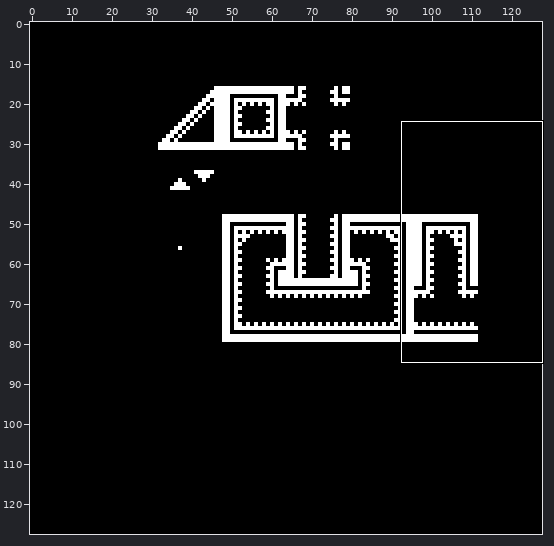
File history of a pixel-art file, ase/tilemap1.ase. Above: a wide view before the commit, with the close-up outlined.
Close-up. Before the edit:
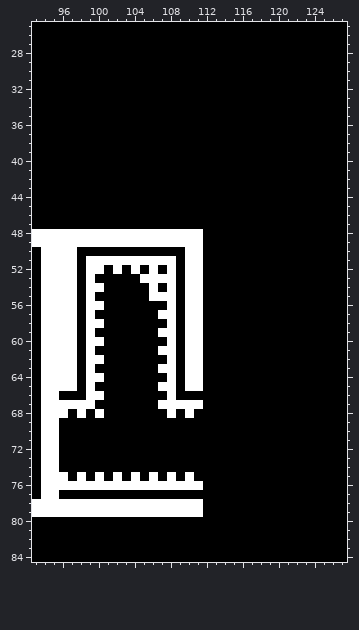
128x128 pixels, 1 frame. Shown: x 93..127, y 25..84. The commit also changed other parts of the picture, which this record leaves out.
Now the later version:
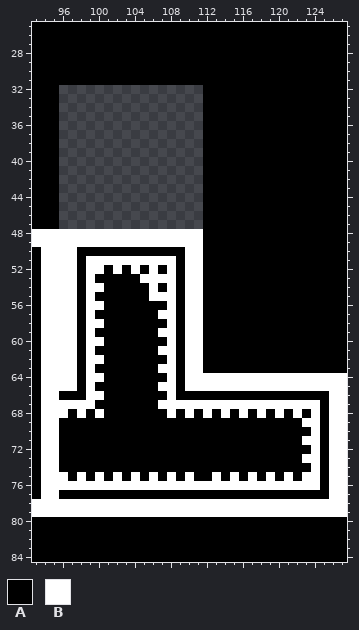
Palette (. is transparent): A #000000  B #ffffff
What changed:
@@ x 94..113 @@
 31 AAAAAAAAAAAAAAAAAAAA
-32 AAAAAAAAAAAAAAAAAAAA
-33 AAAAAAAAAAAAAAAAAAAA
-34 AAAAAAAAAAAAAAAAAAAA
-35 AAAAAAAAAAAAAAAAAAAA
-36 AAAAAAAAAAAAAAAAAAAA
-37 AAAAAAAAAAAAAAAAAAAA
-38 AAAAAAAAAAAAAAAAAAAA
-39 AAAAAAAAAAAAAAAAAAAA
-40 AAAAAAAAAAAAAAAAAAAA
-41 AAAAAAAAAAAAAAAAAAAA
-42 AAAAAAAAAAAAAAAAAAAA
-43 AAAAAAAAAAAAAAAAAAAA
-44 AAAAAAAAAAAAAAAAAAAA
-45 AAAAAAAAAAAAAAAAAAAA
-46 AAAAAAAAAAAAAAAAAAAA
-47 AAAAAAAAAAAAAAAAAAAA
+32 AA................AA
+33 AA................AA
+34 AA................AA
+35 AA................AA
+36 AA................AA
+37 AA................AA
+38 AA................AA
+39 AA................AA
+40 AA................AA
+41 AA................AA
+42 AA................AA
+43 AA................AA
+44 AA................AA
+45 AA................AA
+46 AA................AA
+47 AA................AA
 48 BBBBBBBBBBBBBBBBBBAA
@@ x 110..127 @@
 63 BBAAAAAAAAAAAAAAAA
-64 BBAAAAAAAAAAAAAAAA
-65 BBAAAAAAAAAAAAAAAA
-66 AAAAAAAAAAAAAAAAAA
-67 BBAAAAAAAAAAAAAAAA
-68 BAAAAAAAAAAAAAAAAA
-69 AAAAAAAAAAAAAAAAAA
-70 AAAAAAAAAAAAAAAAAA
-71 AAAAAAAAAAAAAAAAAA
-72 AAAAAAAAAAAAAAAAAA
-73 AAAAAAAAAAAAAAAAAA
-74 AAAAAAAAAAAAAAAAAA
-75 BAAAAAAAAAAAAAAAAA
-76 BBAAAAAAAAAAAAAAAA
-77 AAAAAAAAAAAAAAAAAA
-78 BBAAAAAAAAAAAAAAAA
-79 BBAAAAAAAAAAAAAAAA
+64 BBBBBBBBBBBBBBBBBB
+65 BBBBBBBBBBBBBBBBBB
+66 AAAAAAAAAAAAAAAABB
+67 BBBBBBBBBBBBBBBABB
+68 BABABABABABABABABB
+69 AAAAAAAAAAAAABBABB
+70 AAAAAAAAAAAAAABABB
+71 AAAAAAAAAAAAABBABB
+72 AAAAAAAAAAAAAABABB
+73 AAAAAAAAAAAAABBABB
+74 AAAAAAAAAAAAAABABB
+75 BAABABABABABABBABB
+76 BBBBBBBBBBBBBBBABB
+77 AAAAAAAAAAAAAAAABB
+78 BBBBBBBBBBBBBBBBBB
+79 BBBBBBBBBBBBBBBBBB
 80 AAAAAAAAAAAAAAAAAA
Pixel boxes of the changes (left, top, right, bottom) in both close-ups:
erased: (59, 85, 203, 229)
changed: (203, 373, 347, 517)
